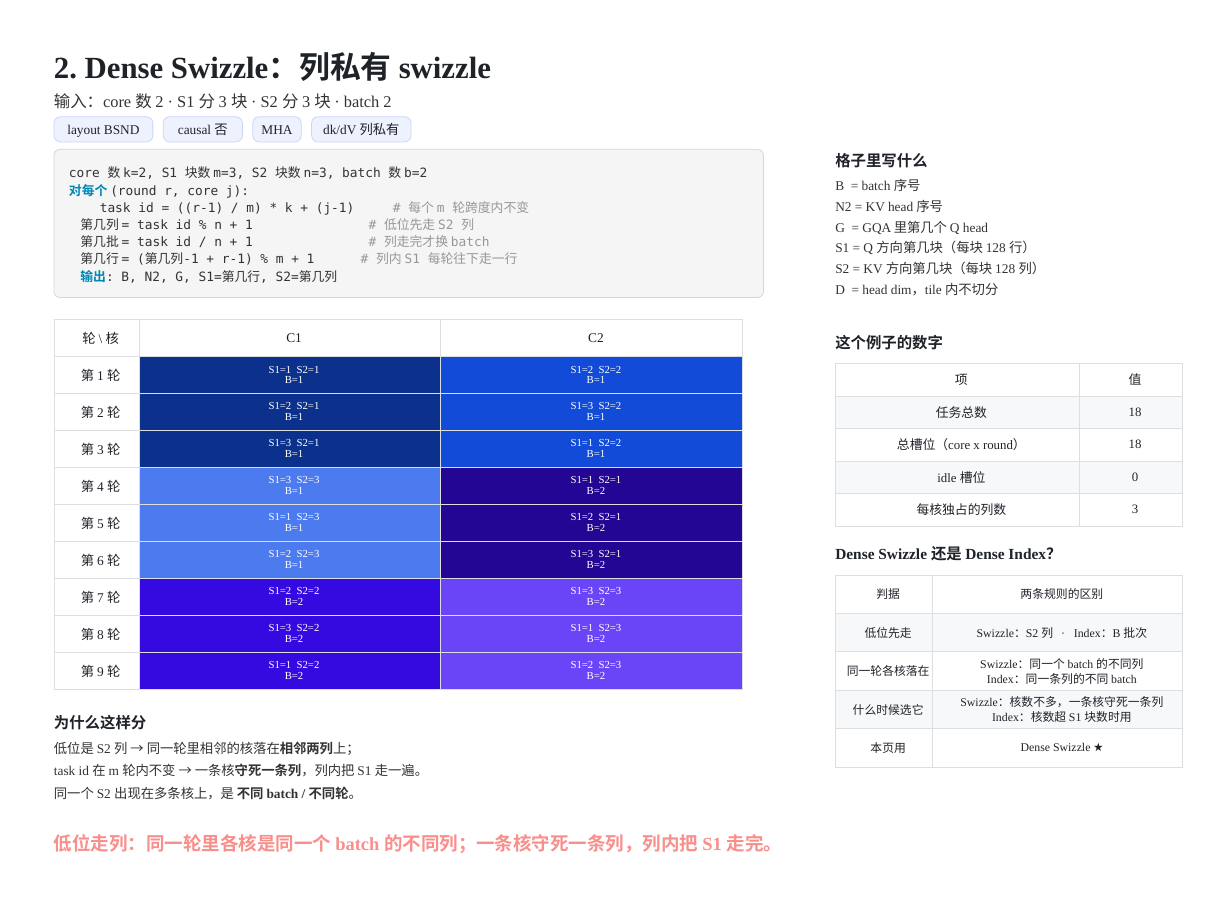
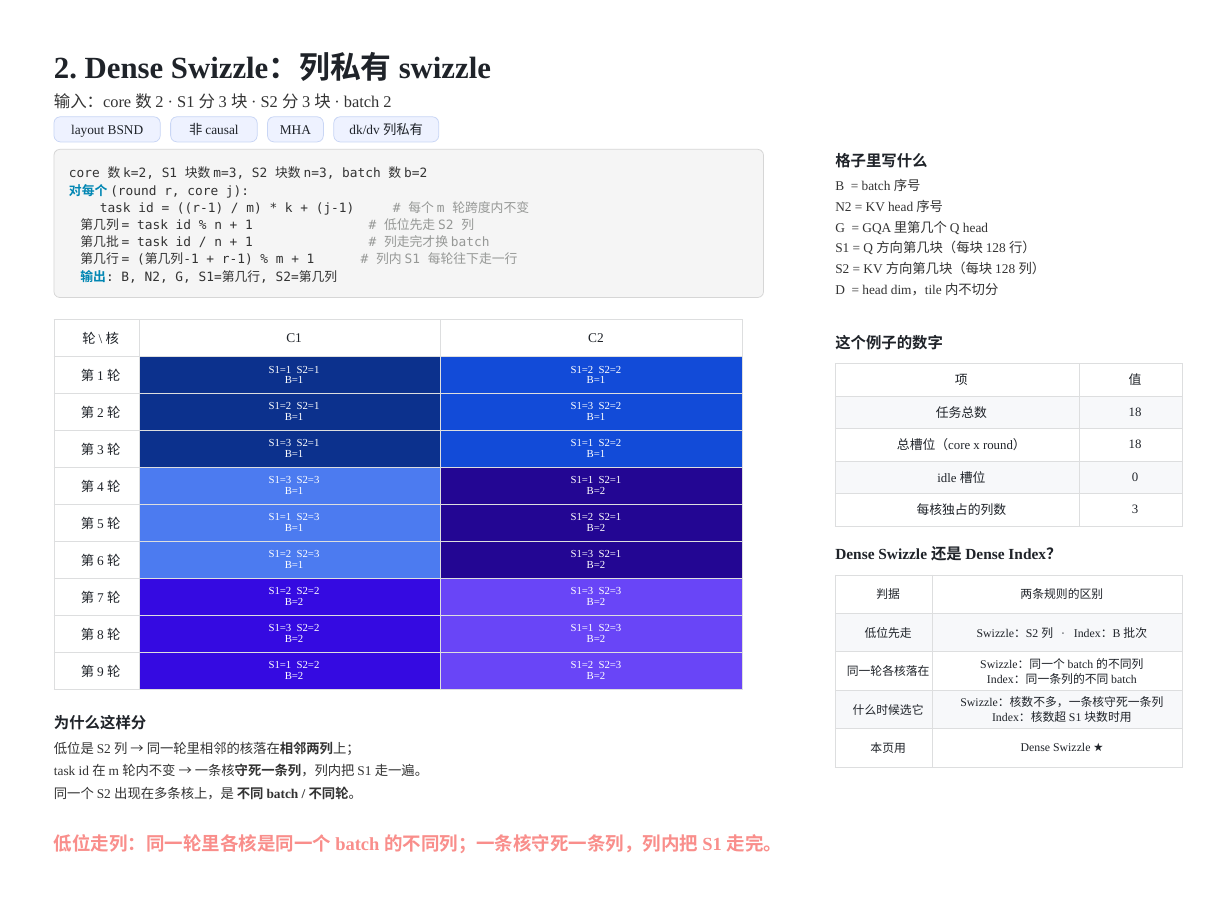
Before and after one commit to guomc9/SeeTen, a slide deck: slide 3 of cases/flash-attention-det-accum/out/v4-index-schedules.pptx. Drawn at 1232x924 pixels with LibreOffice and Linux fonts; fonts in the diff are those of the drawing. Boxes give left, top, right and bottom in pixels: in the first picture for what was removed or moved away, otherwise in the second. Text is boxed around its words. In the diff, an @@ line names an element or a change of style, - is before the commit and + after.

```diff
--- a/cases/flash-attention-det-accum/out/v4-index-schedules.pptx
+++ b/cases/flash-attention-det-accum/out/v4-index-schedules.pptx
@@ rounded rectangle "layout BSND": place and size @@
-rounded rectangle "layout BSND" at (54, 117, 153, 142)
+rounded rectangle "layout BSND" at (54, 117, 160, 142)
@@ rounded rectangle "非 causal": place and size @@
-rounded rectangle "非 causal" at (163, 117, 242, 142)
+rounded rectangle "非 causal" at (171, 117, 257, 142)
@@ rounded rectangle "MHA": place and size @@
-rounded rectangle "MHA" at (253, 117, 302, 142)
+rounded rectangle "MHA" at (268, 117, 324, 142)
@@ rounded rectangle "dk/dv 列私有": place and size @@
-rounded rectangle "dk/dv 列私有" at (312, 117, 412, 142)
+rounded rectangle "dk/dv 列私有" at (334, 117, 439, 142)
@@ text in rounded rectangle at (189, 123, 238, 135): text changed @@
-causal 否
+非 causal
@@ text in rounded rectangle at (349, 123, 423, 135): text changed @@
-dk/dV 列私有
+dk/dv 列私有
```
Also in this commit, not shown: 7 other slides changed, 3 other files.
